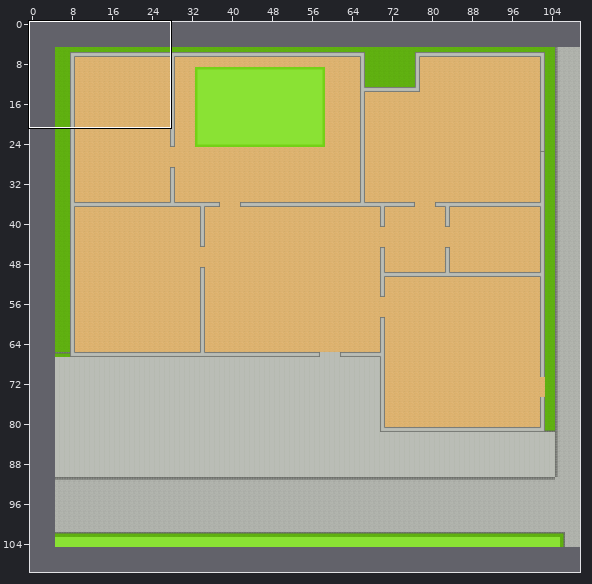
Tiled map, stored at data/Level2.tmx. Above: a wide view before the commit, with the close-up outlined.
Close-up. The starting point:
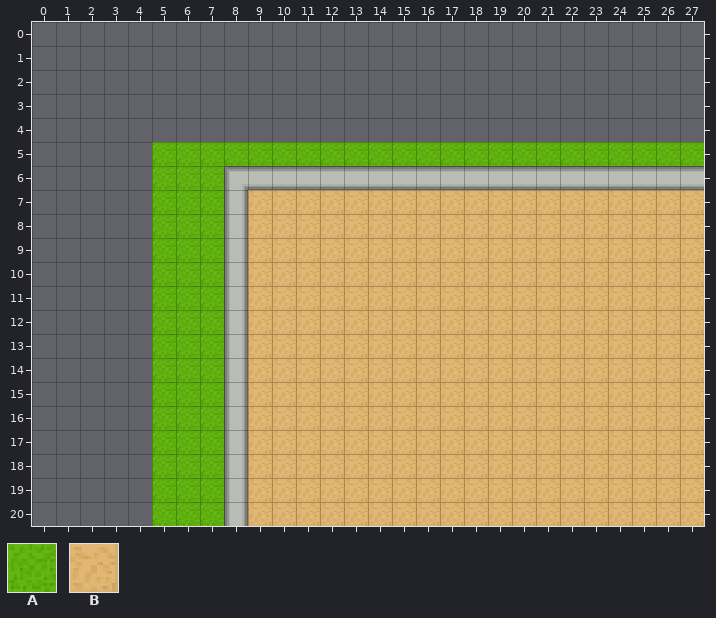
Cells are 16x16 px. Shown: x 0..27, y 0..20. The commit also changed other parts of the map, which this record leaves out. The old version is drawn lined up with the new one.
Key: from "tileset_millions_1": A 16, B 26.
_ is an empty cell, # one hidden under a higher layer.
Layers that did not change in this view are not listed.
Layer "ground" before, first column x 0:
 0 ____________________________
 1 ____________________________
 2 ____________________________
 3 ____________________________
 4 ____________________________
 5 _____AAAAAAAAAAAAAAAAAAAAAAA
 6 _____AAA####################
 7 _____AAA#BBBBBBBBBBBBBBBBBBB
 8 _____AAA#BBBBBBBBBBBBBBBBBBB
 9 _____AAA#BBBBBBBBBBBBBBBBBBB
10 _____AAA#BBBBBBBBBBBBBBBBBBB
11 _____AAA#BBBBBBBBBBBBBBBBBBB
12 _____AAA#BBBBBBBBBBBBBBBBBBB
13 _____AAA#BBBBBBBBBBBBBBBBBBB
14 _____AAA#BBBBBBBBBBBBBBBBBBB
15 _____AAA#BBBBBBBBBBBBBBBBBBB
16 _____AAA#BBBBBBBBBBBBBBBBBBB
17 _____AAA#BBBBBBBBBBBBBBBBBBB
18 _____AAA#BBBBBBBBBBBBBBBBBBB
19 _____AAA#BBBBBBBBBBBBBBBBBBB
20 _____AAA#BBBBBBBBBBBBBBBBBBB
After the commit:
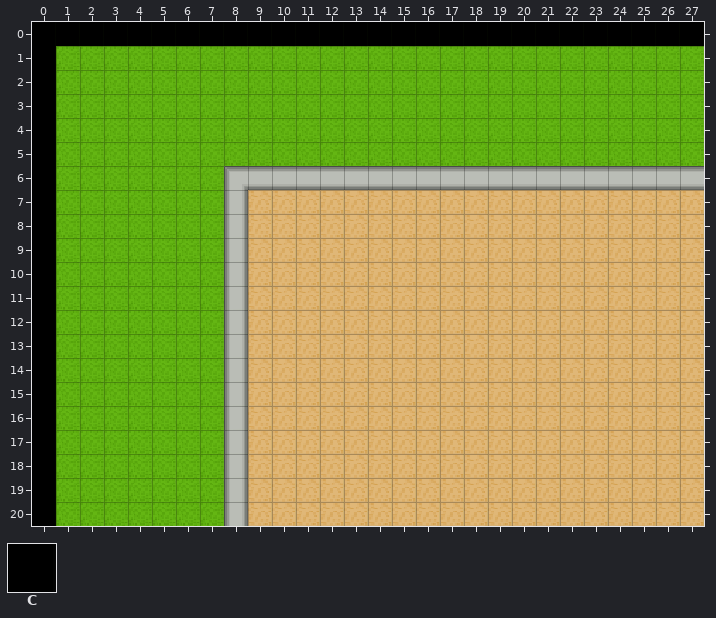
Further tiles: from "tileset_millions_1": C 114.
Tiles of an added or newly shown layer are drawn over the layers below it.
The commit says: added 'the impassible void' to Level2
Change:
map size 120x100 -> 130x110 cells (old content now starts at 5,5; both pictures use the new coordinates)
Layer "ground":
The author put tile A in rows 0 to 4 at x 0 to 27; in rows 5 to 20 at x 0 to 4.
Layer "void" (added):
The author put tile C in row 0 at x 0 to 27; in rows 1 to 20 at x 0.
Boxes around the changes in both close-ups, in picture pixels (x1, y1, x2, y2):
added: (32, 22, 704, 526)
